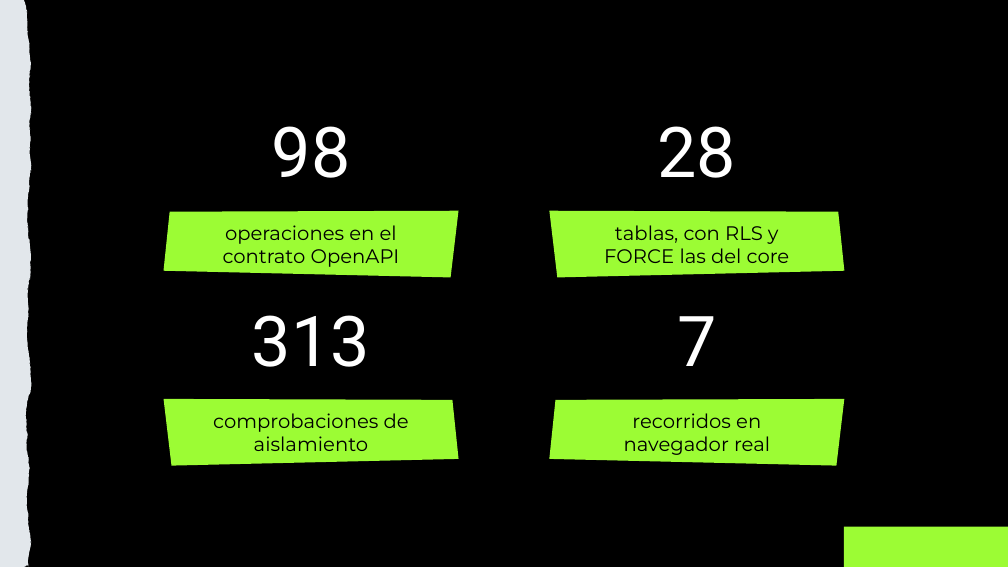
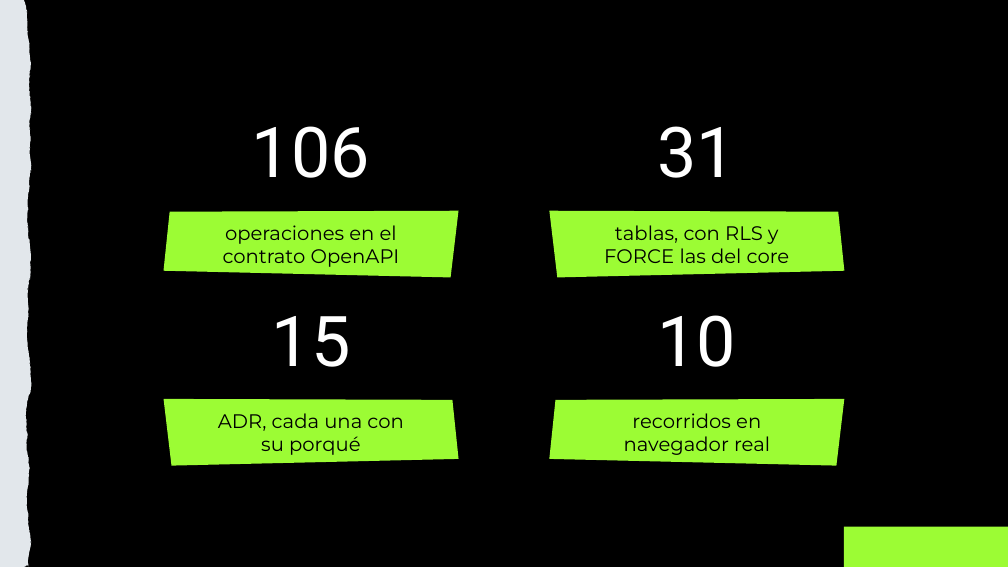
Before and after one commit to kikescribano/domestic_resource_planning, a slide deck: slide 14 of docs/common/marketing/presentations/DRP-tecnico-minitheme.pptx. Drawn at 1008x567 pixels with LibreOffice and Linux fonts; fonts in the diff are those of the drawing. Boxes give left, top, right and bottom in pixels: in the first picture for what was removed or moved away, otherwise in the second. Text is boxed around its words. In the diff, an @@ line names an element or a change of style, - is before the commit and + after.

```diff
--- a/docs/common/marketing/presentations/DRP-tecnico-minitheme.pptx
+++ b/docs/common/marketing/presentations/DRP-tecnico-minitheme.pptx
@@ title at [252,126,370,178]: text changed @@
-98
+106
@@ title at [658,126,737,178]: text changed @@
-28
+31
@@ title at [272,316,351,367]: text changed @@
-313
+15
@@ title at [658,315,737,367]: text changed @@
-7
+10
@@ subtitle at [218,413,403,455]: text changed @@
-comprobaciones de aislamiento
+ADR, cada una con su porqué
```
Also in this commit, not shown: 2 other slides changed, 3 other files.
